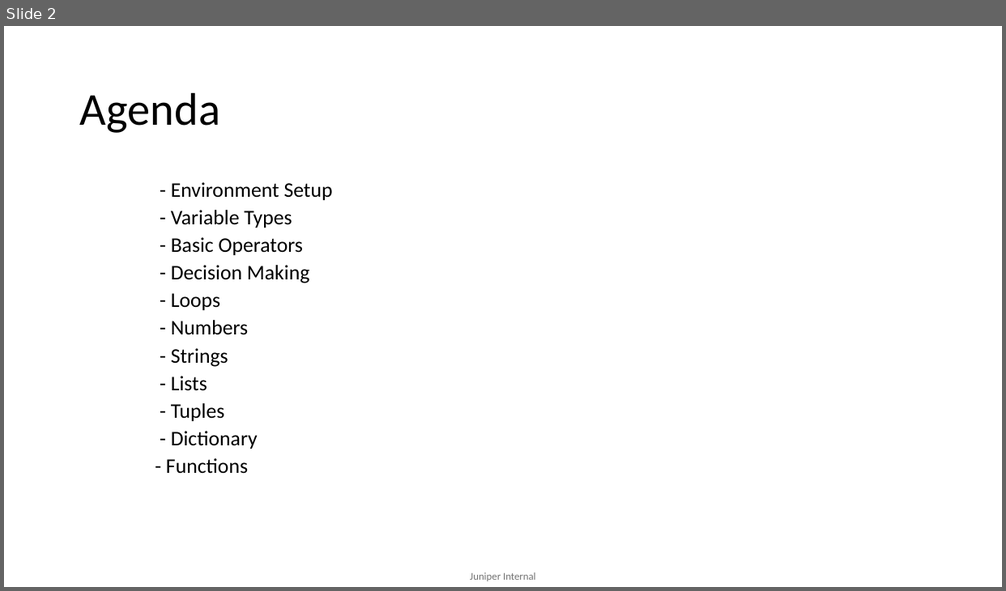
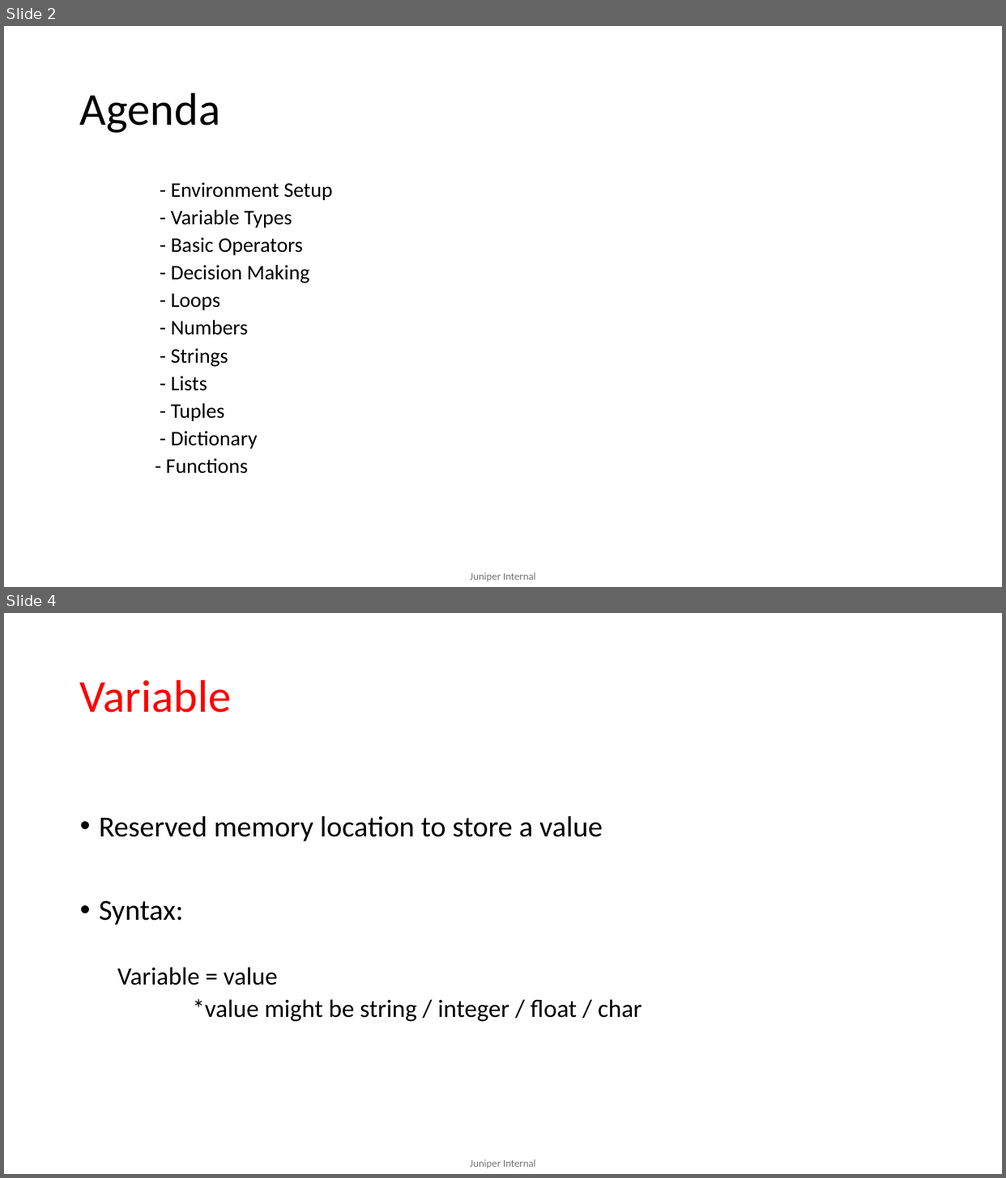
Before and after one commit to mdsathees/python, a slide deck: Python.pptx. Shown one above the other, each under a label of ours: slide 2 before the commit, slides 2 and 4 after it; the slides between them are not shown. The pictures are 1006x591 and 1006x1178 pixels, drawn with LibreOffice and Linux fonts; fonts in the diff are those of the drawing. Boxes give left, top, right and bottom in pixels: in the first picture for what was removed or moved away, otherwise in the second. Text is boxed around its words. In the diff, an @@ line names an element or a change of style, - is before the commit and + after.

```diff
--- a/Python.pptx
+++ b/Python.pptx
@@ slide 4 added at bbox=[4, 613, 1002, 1174], background #FFFFFF; not listed: 1 template element that a slide beside it also shows @@
@@ title added at bbox=[80, 679, 231, 713], 44 pt, text #FF0000 @@
+Variable
@@ text added at bbox=[99, 816, 642, 1022], 24 pt, text #000000 @@
+• Reserved memory location to store a value
+• Syntax:
+  Variable = value
+  *value might be string / integer / float / char
```
Also in this commit, not shown: 4 slides changed, 34 other slides added, 12 slides removed.
